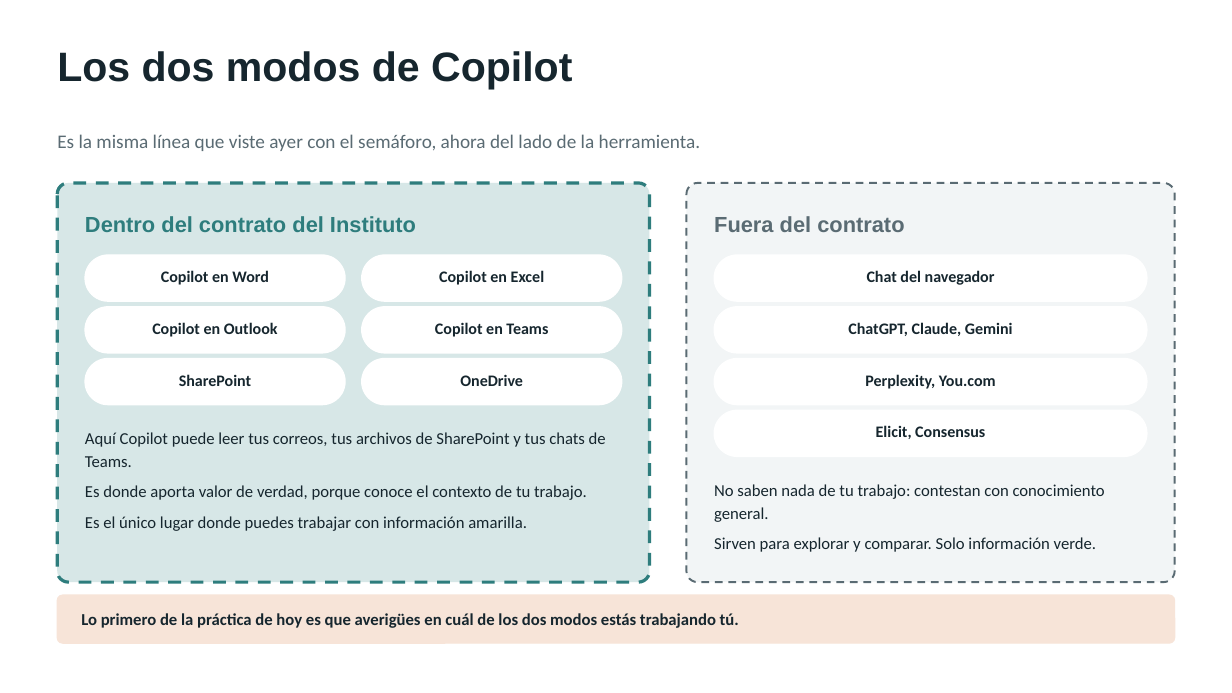
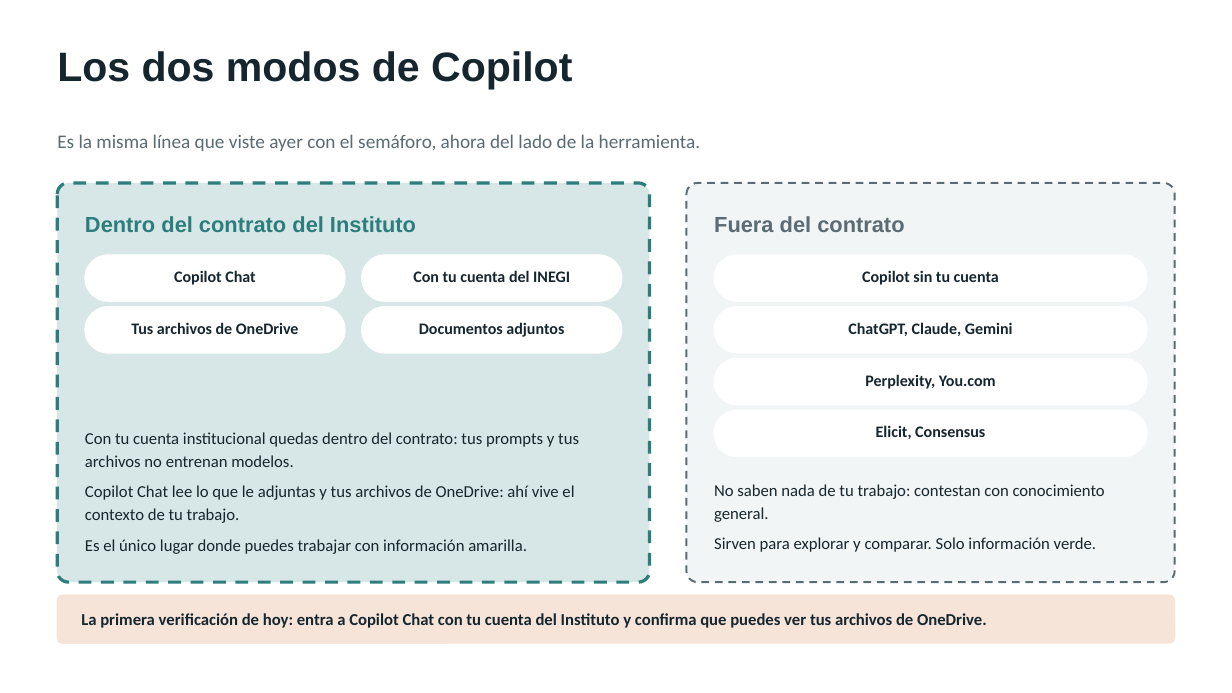
Before and after one commit to marvtrejo/curso-inegi-gen-ai, a slide deck: slide 10 of sesion-02/Sesion_02_Copilot_y_Prompting.pptx. Drawn at 1232x693 pixels with LibreOffice and Linux fonts; fonts in the diff are those of the drawing. Boxes give left, top, right and bottom in pixels: in the first picture for what was removed or moved away, otherwise in the second. Text is boxed around its words. In the diff, an @@ line names an element or a change of style, - is before the commit and + after.

```diff
--- a/sesion-02/Sesion_02_Copilot_y_Prompting.pptx
+++ b/sesion-02/Sesion_02_Copilot_y_Prompting.pptx
@@ text at (x1=174, y1=270, x2=255, y2=285): text changed @@
-Copilot en Word
+Copilot Chat
@@ text at (x1=413, y1=270, x2=570, y2=282): text changed @@
-Copilot en Excel
+Con tu cuenta del INEGI
@@ text at (x1=862, y1=270, x2=999, y2=285): text changed @@
-Chat del navegador
+Copilot sin tu cuenta
@@ text at (x1=131, y1=322, x2=299, y2=334): text changed @@
-Copilot en Outlook
+Tus archivos de OneDrive
@@ text at (x1=419, y1=322, x2=564, y2=337): text changed @@
-Copilot en Teams
+Documentos adjuntos
@@ rounded rectangle removed at (x1=85, y1=359, x2=345, y2=405) @@
@@ rounded rectangle removed at (x1=361, y1=359, x2=621, y2=405) @@
@@ text removed at (x1=179, y1=374, x2=251, y2=386) @@
-SharePoint
@@ text removed at (x1=460, y1=374, x2=523, y2=386) @@
-OneDrive
@@ text at (x1=85, y1=432, x2=579, y2=523): text changed @@
-Aquí Copilot puede leer tus correos, tus archivos de SharePoint y tus chats de Teams.
-Es donde aporta valor de verdad, porque conoce el contexto de tu trabajo.
+Con tu cuenta institucional quedas dentro del contrato: tus prompts y tus archivos no entrenan modelos.
+Copilot Chat lee lo que le adjuntas y tus archivos de OneDrive: ahí vive el contexto de tu trabajo.
@@ text at (x1=81, y1=613, x2=987, y2=628): text changed @@
-Lo primero de la práctica de hoy es que averigües en cuál de los dos modos estás trabajando tú.
+La primera verificación de hoy: entra a Copilot Chat con tu cuenta del Instituto y confirma que puedes ver tus archivos de OneDrive.
```
Also in this commit, not shown: 1 slide added, 1 slide removed, 1 other file.
